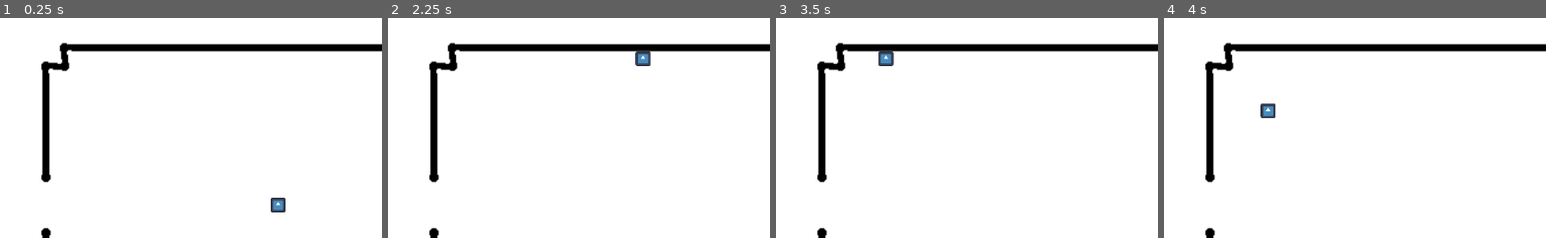
Above: before the commit, frames 1-4 (left to right).
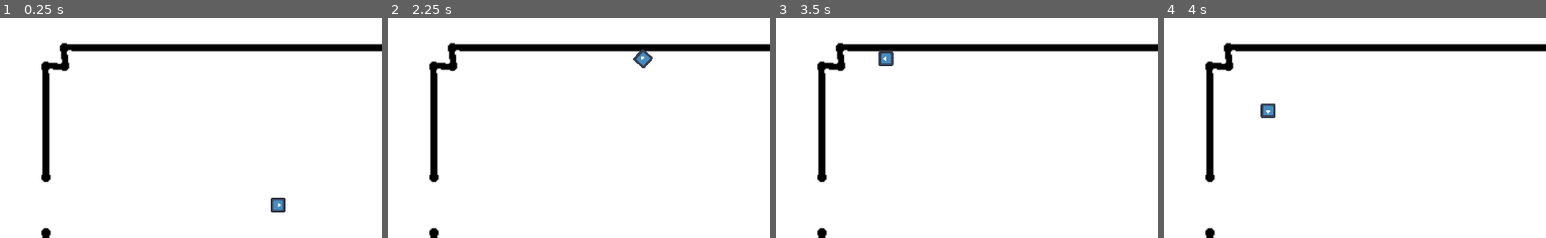
Above: after the commit, the same moments.

Repository: haihala/SGH-winter-jam-2025
Game: Godot game, scene res://world.tscn
Two runs of this game, one before a commit and one after it. Both use one fixed random seed, a clock stepped at 60 frames per second and the inputs below. The engine's default icon, where the game draws it, is replaced by a stand-in: a white triangle on a blue panel in a dark square.
Inputs:
- Up to frame 1 (0.25 s): no input
- Up to frame 2 (2.25 s): tap Enter at 0.5, 2 s; hold W (up) 0.53-2.03 s; tap Space at 1.25 s; hold A (left) from 2.03 s (still down)
- Up to frame 3 (3.5 s): keep holding A (left)
- Up to frame 4 (4 s): release A (left) at 3.53 s; hold S (down) from 3.53 s (still down)
The pictures show only the part of the screen within x 12-62%, y 8-57%; the shares and areas given below are measured in that part.

The runs differ from the first frame. In frame 1, less than 0.1% of the frame differs, in the area x 71-75%, y 82-87%; in frame 2, 0.2%, in the area x 64-70%, y 14-23%; in frame 3, less than 0.1%; in frame 4, less than 0.1%.

Commit message:
Rotate player character to face forward

Diff:
--- a/player.gd
+++ b/player.gd
@@ -1,6 +1,8 @@
 extends CharacterBody2D
 
+var health: int = 10
 @export var speed: float = 1000
+@export var rotation_speed: float = 0.2
 
 func _physics_process(delta: float) -> void:
 	var movement_input = Vector2(
@@ -10,3 +12,14 @@
 
 	velocity = movement_input * speed
 	move_and_slide()
+
+	if not velocity.is_zero_approx():
+		var look_dir = Vector2(cos(rotation), sin(rotation))
+		var angle = look_dir.angle_to(velocity)
+
+		if abs(angle) < rotation_speed:
+			look_at(position+velocity)
+		else:
+			# Gradually turn
+			var angle_sign = 1 if angle > 0 else -1
+			rotate(angle_sign * rotation_speed)
--- a/player.tscn
+++ b/player.tscn
@@ -10,6 +10,7 @@
 script = ExtResource("1_jyoey")
 
 [node name="Sprite2D" type="Sprite2D" parent="."]
+rotation = 1.5708
 texture = ExtResource("1_shs7n")
 
 [node name="CollisionShape2D" type="CollisionShape2D" parent="."]
